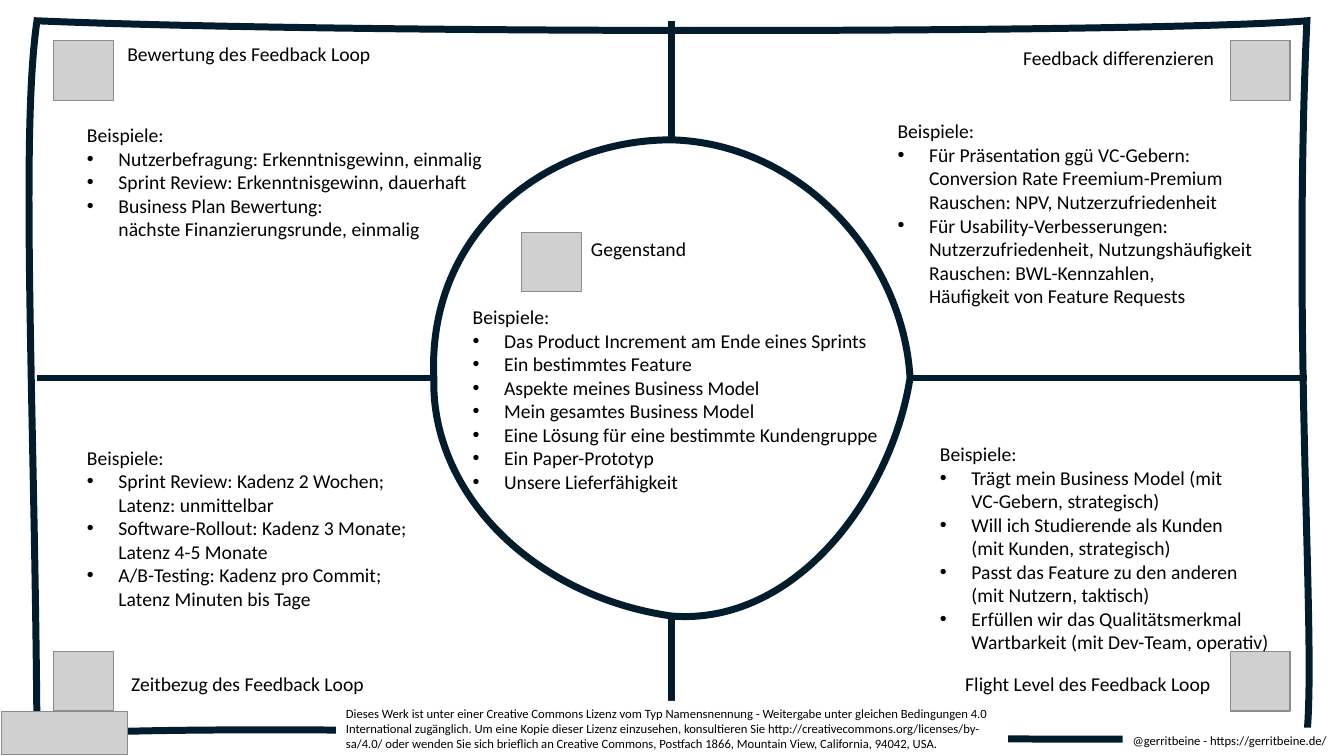
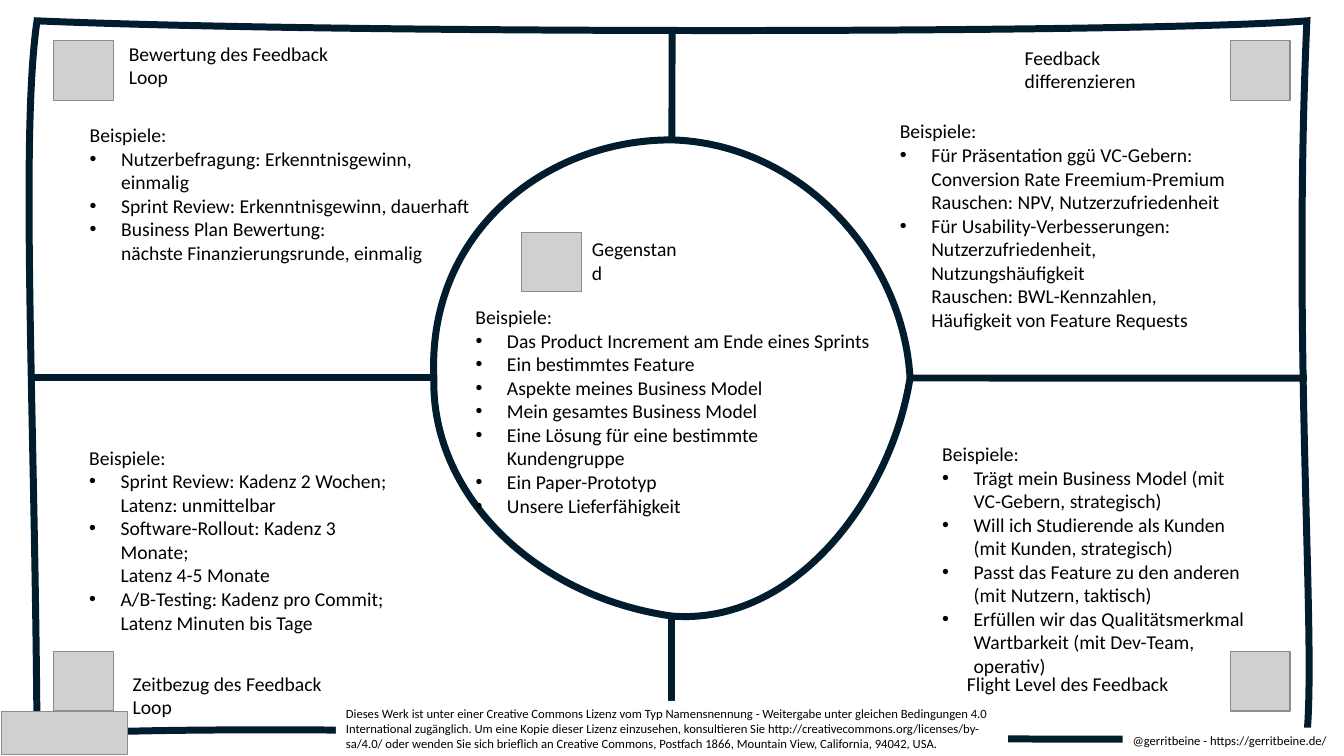
Before and after one commit to nextnormalacademy/site-advancedproductowner-manual, a slide deck: slide 2 of assets/downloads/17-feedback-loop-canvas.pptx. Drawn at 1344x756 pixels with LibreOffice and Linux fonts; fonts in the diff are those of the drawing; grey boxes stand for pictures; background and template pictures are left out. Boxes give left, top, right and bottom in pixels: in the first picture for what was removed or moved away, otherwise in the second. Text is boxed around its words. In the diff, an @@ line names an element or a change of style, - is before the commit and + after.

Commit message:
added repaired feedback loop canvas pptx to downloads

```diff
--- a/assets/downloads/17-feedback-loop-canvas.pptx
+++ b/assets/downloads/17-feedback-loop-canvas.pptx
@@ freeform shape at [37, 21, 1308, 736]: outline #001C2D 5 pt to #001C2D 4.99 pt @@
@@ freeform shape removed at [673, 21, 673, 140] @@
@@ text "Feedback differenzieren" rewrapped from [1023, 51, 1214, 65] to [1025, 51, 1136, 88] @@
@@ text "Beispiele:" rewrapped from [87, 128, 482, 240] to [90, 128, 469, 264] @@
@@ text "Beispiele:" rewrapped from [898, 124, 1251, 307] to [900, 124, 1225, 331] @@
@@ freeform shape at [434, 140, 909, 616]: outline #001C2D 5 pt to #001C2D 4.99 pt; outline redrawn @@
@@ 4 texts: place and size @@
-4 texts at [127, 47, 1210, 695]
+4 texts at [129, 47, 1168, 718]
@@ text "Beispiele:" rewrapped from [473, 310, 878, 493] to [475, 310, 869, 492] @@
@@ line added from (434, 378) to (32, 378), #001C2D 4.99 pt @@
@@ freeform shape removed at [37, 378, 435, 378] @@
@@ text "Beispiele:" rewrapped from [87, 451, 406, 610] to [89, 451, 386, 634] @@
@@ text "Beispiele:" rewrapped from [940, 447, 1268, 655] to [942, 447, 1244, 652] @@
```
Also in this commit, not shown: 2 other slides changed, 1 other file.
